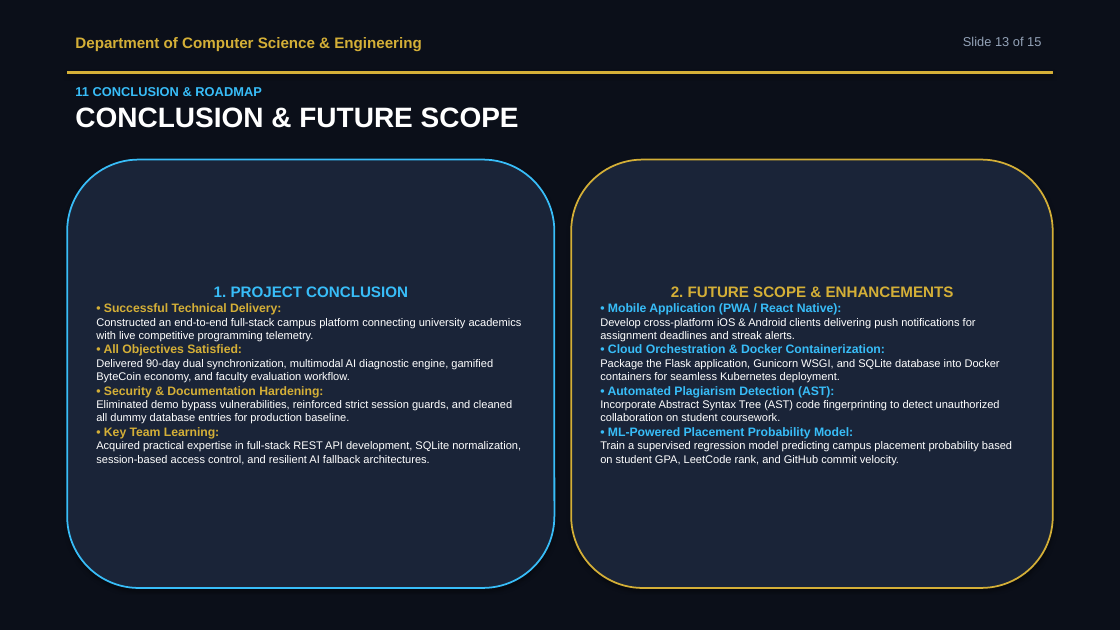
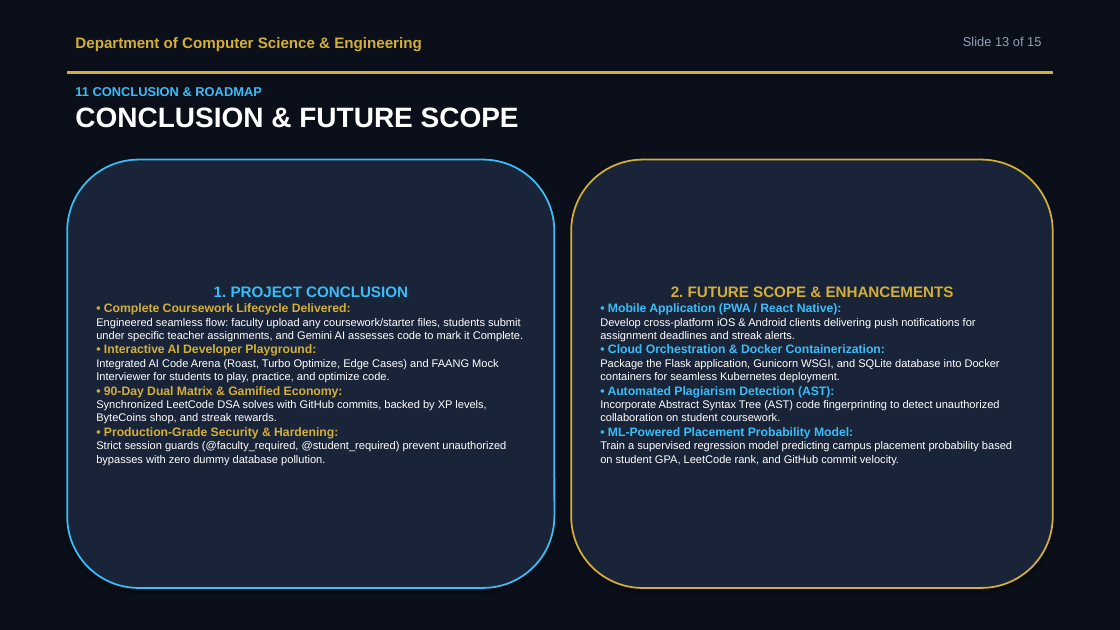
Before and after one commit to CodingWithAman1/NexusEduAI, a slide deck: slide 13 of NexusEdu_AI_Mini_Project_Presentation.pptx. Drawn at 1120x630 pixels with LibreOffice and Linux fonts; fonts in the diff are those of the drawing. Boxes give left, top, right and bottom in pixels: in the first picture for what was removed or moved away, otherwise in the second. Text is boxed around its words. In the diff, an @@ line names an element or a change of style, - is before the commit and + after.

```diff
--- a/NexusEdu_AI_Mini_Project_Presentation.pptx
+++ b/NexusEdu_AI_Mini_Project_Presentation.pptx
@@ text in rounded rectangle at [96,303,523,465]: text changed @@
-• Successful Technical Delivery:
-Constructed an end-to-end full-stack campus platform connecting university academics with live competitive programming telemetry.
-• All Objectives Satisfied:
-Delivered 90-day dual synchronization, multimodal AI diagnostic engine, gamified ByteCoin economy, and faculty evaluation workflow.
-• Security & Documentation Hardening:
-Eliminated demo bypass vulnerabilities, reinforced strict session guards, and cleaned all dummy database entries for production baseline.
-• Key Team Learning:
-Acquired practical expertise in full-stack REST API development, SQLite normalization, session-based access control, and resilient AI fallback architectures.
+• Complete Coursework Lifecycle Delivered:
+Engineered seamless flow: faculty upload any coursework/starter files, students submit under specific teacher assignments, and Gemini AI assesses code to mark it Complete.
+• Interactive AI Developer Playground:
+Integrated AI Code Arena (Roast, Turbo Optimize, Edge Cases) and FAANG Mock Interviewer for students to play, practice, and optimize code.
+• 90-Day Dual Matrix & Gamified Economy:
+Synchronized LeetCode DSA solves with GitHub commits, backed by XP levels, ByteCoins shop, and streak rewards.
+• Production-Grade Security & Hardening:
+Strict session guards (@faculty_required, @student_required) prevent unauthorized bypasses with zero dummy database pollution.
```
Also in this commit, not shown: 10 other slides changed, 7 other files.
